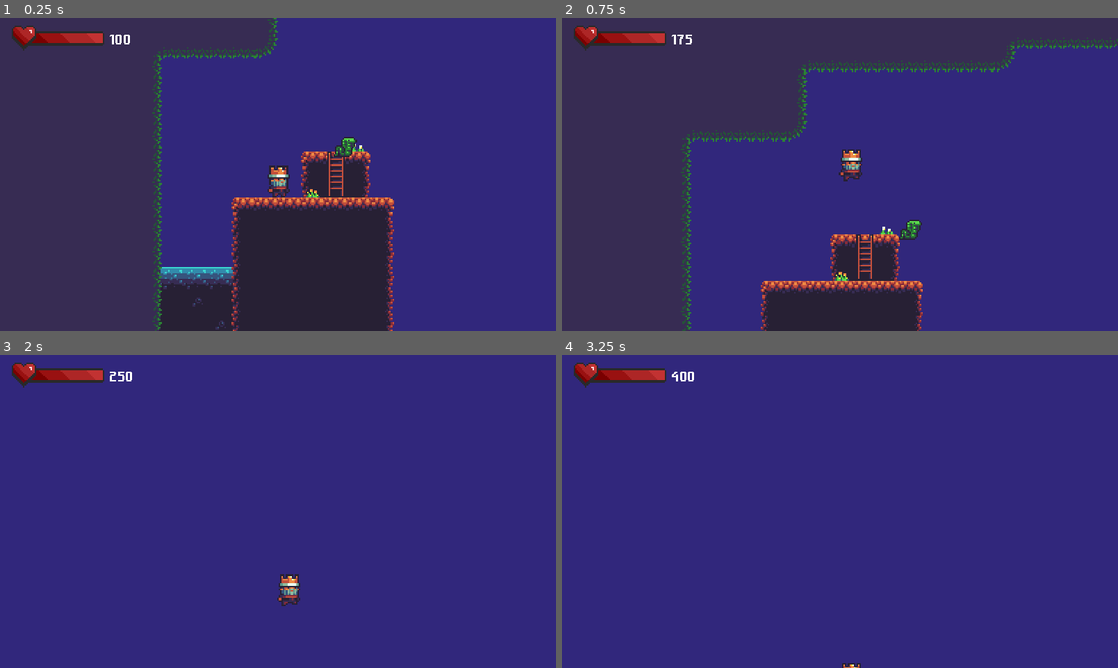
Above: before the commit, frames 1-4 (two rows, left to right).
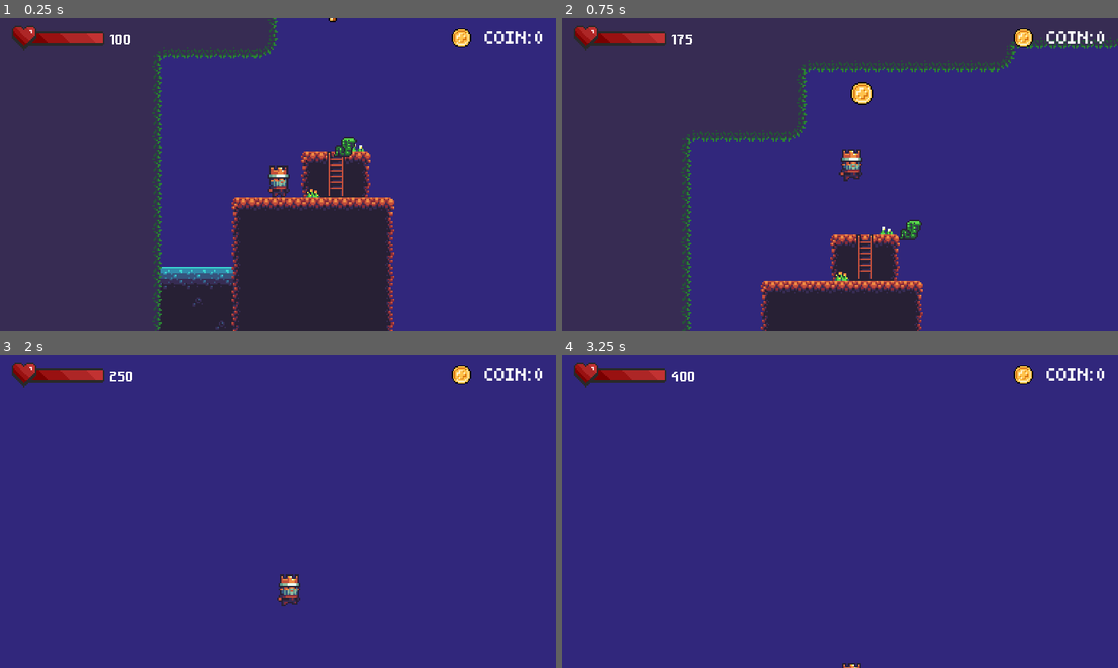
Above: after the commit, the same moments.

Repository: squach90/ForestPlatformerGodot
Game: Godot game, scene res://main.tscn
Two runs of this game, one before a commit and one after it. Both use one fixed random seed, a clock stepped at 60 frames per second and the inputs below.
Inputs:
- Up to frame 1 (0.25 s): no input
- Up to frame 2 (0.75 s): tap Enter (ui_accept) at 0.5 s; hold Right (ui_right) from 0.53 s (still down); tap K (K) at 0.6 s
- Up to frame 3 (2 s): keep holding Right (ui_right); tap Enter (ui_accept) at 0.77, 1.52 s; tap K (K) at 1.35 s
- Up to frame 4 (3.25 s): release Right (ui_right) at 2.03 s; hold Left (ui_left) 2.03-2.78 s; tap K (K) at 2.1, 2.85 s; hold Right (ui_right) from 2.78 s (still down); tap Enter (ui_accept) at 3.02 s

The runs differ from the first frame. In frame 1, 0.4% of the frame differs, in the area x 59-98%, y 0-10%; in frame 2, 0.6%, in the area x 51-98%, y 3-28%; in frame 3, 0.4%; in frame 4, 0.4%.

Commit message:
Add Coin ad logic

Diff:
--- a/Script/Global.gd
+++ b/Script/Global.gd
@@ -6,3 +6,4 @@
 var can_move = true
 var invinsible = false
 var blink_interval_global = 1.0  # Temps de clignotement global
+var coin = 0
--- /dev/null
+++ b/coin.gd
@@ -0,0 +1,9 @@
+extends Area2D
+
+func _ready():
+	$AnimatedSprite2D.play("default")
+
+func _on_body_entered(body):
+	if body.name == "Player":
+		Global.coin += 1
+		queue_free()
--- /dev/null
+++ b/coin.tscn
@@ -0,0 +1,69 @@
+[gd_scene load_steps=11 format=3 uid="uid://ja4rxb7t3ys7"]
+
+[ext_resource type="Texture2D" uid="uid://bppkrq1d6uj1h" path="res://Assets/Sprite/Spritesheet pièce 96x16.png" id="1_susc3"]
+[ext_resource type="Script" path="res://coin.gd" id="1_yqw1c"]
+
+[sub_resource type="AtlasTexture" id="AtlasTexture_xnckn"]
+atlas = ExtResource("1_susc3")
+region = Rect2(0, 0, 16, 16)
+
+[sub_resource type="AtlasTexture" id="AtlasTexture_evdhx"]
+atlas = ExtResource("1_susc3")
+region = Rect2(16, 0, 16, 16)
+
+[sub_resource type="AtlasTexture" id="AtlasTexture_sfkvh"]
+atlas = ExtResource("1_susc3")
+region = Rect2(32, 0, 16, 16)
+
+[sub_resource type="AtlasTexture" id="AtlasTexture_cyfyk"]
+atlas = ExtResource("1_susc3")
+region = Rect2(48, 0, 16, 16)
+
+[sub_resource type="AtlasTexture" id="AtlasTexture_8p6lv"]
+atlas = ExtResource("1_susc3")
+region = Rect2(64, 0, 16, 16)
+
+[sub_resource type="AtlasTexture" id="AtlasTexture_q5xmf"]
+atlas = ExtResource("1_susc3")
+region = Rect2(80, 0, 16, 16)
+
+[sub_resource type="SpriteFrames" id="SpriteFrames_tn6du"]
+animations = [{
+"frames": [{
+"duration": 1.0,
+"texture": SubResource("AtlasTexture_xnckn")
+}, {
+"duration": 1.0,
+"texture": SubResource("AtlasTexture_evdhx")
+}, {
+"duration": 1.0,
+"texture": SubResource("AtlasTexture_sfkvh")
+}, {
+"duration": 1.0,
+"texture": SubResource("AtlasTexture_cyfyk")
+}, {
+"duration": 1.0,
+"texture": SubResource("AtlasTexture_8p6lv")
+}, {
+"duration": 1.0,
+"texture": SubResource("AtlasTexture_q5xmf")
+}],
+"loop": true,
+"name": &"default",
+"speed": 9.0
+}]
+
+[sub_resource type="CircleShape2D" id="CircleShape2D_an4ef"]
+radius = 8.0
+
+[node name="Coin" type="Area2D"]
+script = ExtResource("1_yqw1c")
+
+[node name="AnimatedSprite2D" type="AnimatedSprite2D" parent="."]
+sprite_frames = SubResource("SpriteFrames_tn6du")
+frame_progress = 0.159531
+
+[node name="CollisionShape2D" type="CollisionShape2D" parent="."]
+shape = SubResource("CircleShape2D_an4ef")
+
+[connection signal="body_entered" from="." to="." method="_on_body_entered"]
--- a/main.tscn
+++ b/main.tscn
@@ -1,9 +1,10 @@
-[gd_scene load_steps=8 format=3 uid="uid://byjgam8rsw1fv"]
+[gd_scene load_steps=9 format=3 uid="uid://byjgam8rsw1fv"]
 
 [ext_resource type="Texture2D" uid="uid://cp2j8jjtm3mb" path="res://Assets/Tilemap/Platformer forest.png" id="1_ibqob"]
 [ext_resource type="PackedScene" uid="uid://c2ycq7v0tymej" path="res://player.tscn" id="2_q8yuv"]
 [ext_resource type="PackedScene" uid="uid://xv0fy53ockdd" path="res://ui.tscn" id="3_v0gbd"]
 [ext_resource type="PackedScene" uid="uid://dtagooedk5neo" path="res://snake.tscn" id="4_j65jd"]
+[ext_resource type="PackedScene" uid="uid://ja4rxb7t3ys7" path="res://coin.tscn" id="5_gp0e6"]
 
 [sub_resource type="TileSetAtlasSource" id="TileSetAtlasSource_5e0o7"]
 texture = ExtResource("1_ibqob")
@@ -692,3 +693,6 @@
 player = NodePath("../Player")
 patrol_width = 50
 start_position = Vector2(0, 20)
+
+[node name="Coin" parent="." instance=ExtResource("5_gp0e6")]
+position = Vector2(38, -113)
--- a/player.gd
+++ b/player.gd
@@ -24,7 +24,6 @@
 
 	if Input.is_action_just_pressed("K"):
 		Global.life += 75
-
 
 	if Global.life >= 26:
 		modulate = Color(1, 1, 1, 1)
--- a/ui.gd
+++ b/ui.gd
@@ -10,5 +10,6 @@
 func _process(delta):
 	$Control/LifeBar.value = Global.life
 	$Control/Label.text = str(Global.life)
+	$Control/CoinPanel/TextValue.text = "COIN: " + str(Global.coin)
 	if Global.dead:
 		$Gameover.visible = true
--- a/ui.tscn
+++ b/ui.tscn
@@ -1,10 +1,14 @@
-[gd_scene load_steps=13 format=3 uid="uid://xv0fy53ockdd"]
+[gd_scene load_steps=16 format=3 uid="uid://xv0fy53ockdd"]
 
 [ext_resource type="Script" path="res://ui.gd" id="1_mc0gc"]
 [ext_resource type="Texture2D" uid="uid://chwimic85ga4k" path="res://Assets/Sprite/health_bar_decoration.png" id="1_qfimf"]
 [ext_resource type="Texture2D" uid="uid://lljjo0myhv7b" path="res://Assets/Sprite/health_bar.png" id="2_gqi53"]
 [ext_resource type="FontFile" uid="uid://b3x4uicymb0hf" path="res://Assets/Fonts/game_over.ttf" id="4_ak3h1"]
 [ext_resource type="Texture2D" uid="uid://cp2j8jjtm3mb" path="res://Assets/Tilemap/Platformer forest.png" id="4_r14ar"]
+[ext_resource type="Texture2D" uid="uid://26xiy2y7eyn1" path="res://Assets/Sprite/Coin1.png" id="5_hgeso"]
+[ext_resource type="FontFile" uid="uid://jjljxhwqjqmy" path="res://Assets/Fonts/pixelated.ttf" id="6_1j86v"]
+
+[sub_resource type="StyleBoxEmpty" id="StyleBoxEmpty_gk3u6"]
 
 [sub_resource type="TileSetAtlasSource" id="TileSetAtlasSource_w43jt"]
 texture = ExtResource("4_r14ar")
@@ -176,6 +180,47 @@
 texture_progress = ExtResource("2_gqi53")
 texture_progress_offset = Vector2(14, 0)
 
+[node name="CoinPanel" type="Panel" parent="Control"]
+layout_mode = 1
+anchors_preset = 1
+anchor_left = 1.0
+anchor_right = 1.0
+offset_left = -216.0
+offset_top = 6.0
+offset_right = -23.0
+offset_bottom = 76.0
+grow_horizontal = 0
+theme_override_styles/panel = SubResource("StyleBoxEmpty_gk3u6")
+
+[node name="CoinImg" type="TextureRect" parent="Control/CoinPanel"]
+layout_mode = 1
+anchors_preset = 4
+anchor_top = 0.5
+anchor_bottom = 0.5
+offset_top = -20.0
+offset_right = 40.0
+offset_bottom = 20.0
+grow_vertical = 2
+texture = ExtResource("5_hgeso")
+
+[node name="TextValue" type="Label" parent="Control/CoinPanel"]
+layout_mode = 1
+anchors_preset = 6
+anchor_left = 1.0
+anchor_top = 0.5
+anchor_right = 1.0
+anchor_bottom = 0.5
+offset_left = -40.0
+offset_top = -11.5
+offset_bottom = 11.5
+grow_horizontal = 0
+grow_vertical = 2
+theme_override_fonts/font = ExtResource("6_1j86v")
+theme_override_font_sizes/font_size = 40
+text = "COIN: 10"
+horizontal_alignment = 1
+vertical_alignment = 1
+
 [node name="Gameover" type="Control" parent="."]
 visible = false
 layout_mode = 3
Binary file added: Assets/Fonts/pixelated.ttf
Not shown, added: Assets/Fonts/pixelated.ttf.import
Binary file added: Assets/Sprite/Coin1.png
Not shown, added: Assets/Sprite/Coin1.png.import
Binary file added: Assets/Sprite/Spritesheet pièce 96x16.png
Not shown, added: Assets/Sprite/Spritesheet pièce 96x16.png.import
